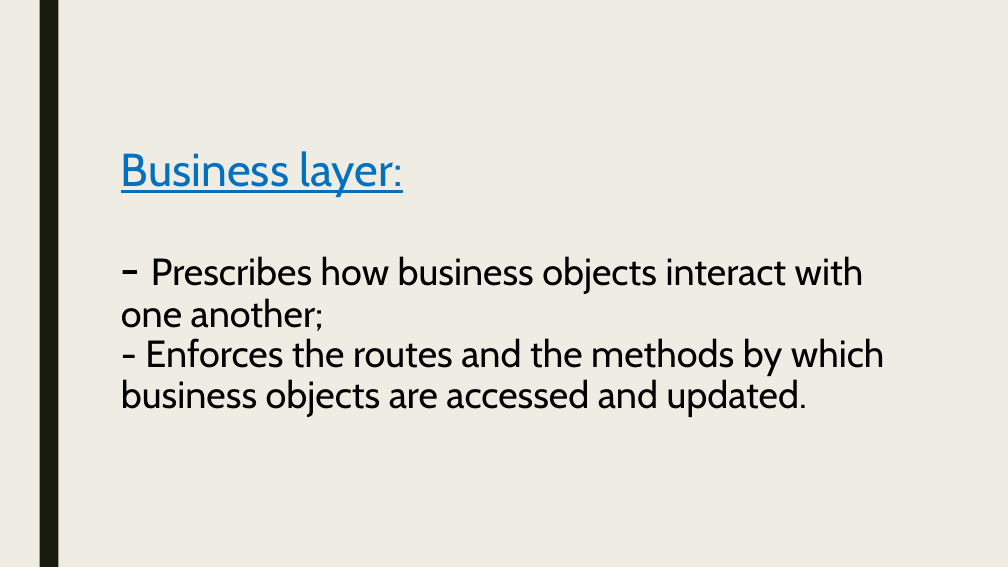
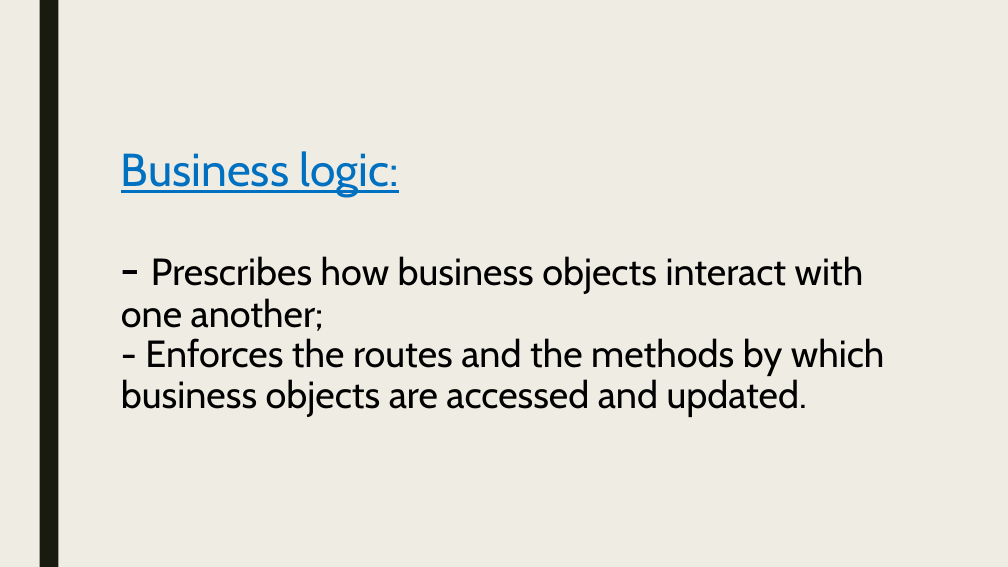
Before and after one commit to pkyurkchiev/practice-biel, a slide deck: slide 11 of presentations/n-layer.pptx. Drawn at 1008x567 pixels with LibreOffice and Linux fonts; fonts in the diff are those of the drawing. Boxes give left, top, right and bottom in pixels: in the first picture for what was removed or moved away, otherwise in the second. Text is boxed around its words. In the diff, an @@ line names an element or a change of style, - is before the commit and + after.

```diff
--- a/presentations/n-layer.pptx
+++ b/presentations/n-layer.pptx
@@ title at (121, 151, 885, 417): text changed @@
-Business layer:
-- Prescribes how business objects interact with one another;
-- Enforces the routes and the methods by which business objects are accessed and updated.
+Business logic:
+- Prescribes how business objects interact with one another;
+- Enforces the routes and the methods by which business objects are accessed and updated.
```
Also in this commit, not shown: 1 other slide changed, 1 other file.
